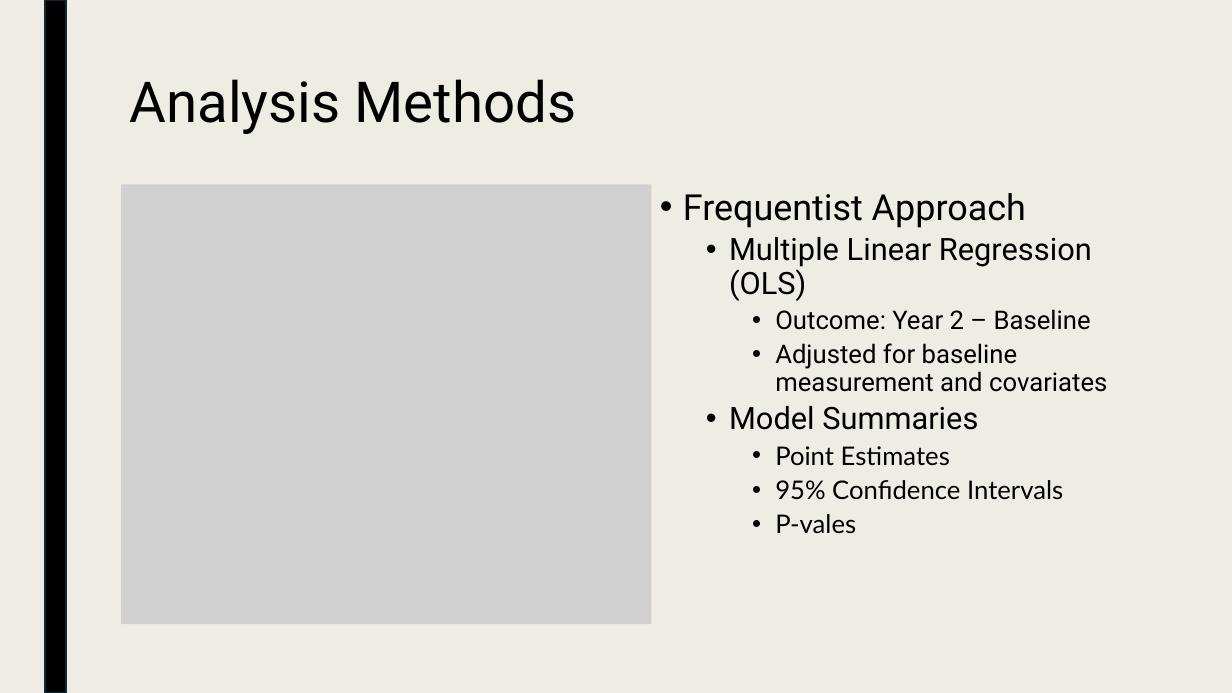
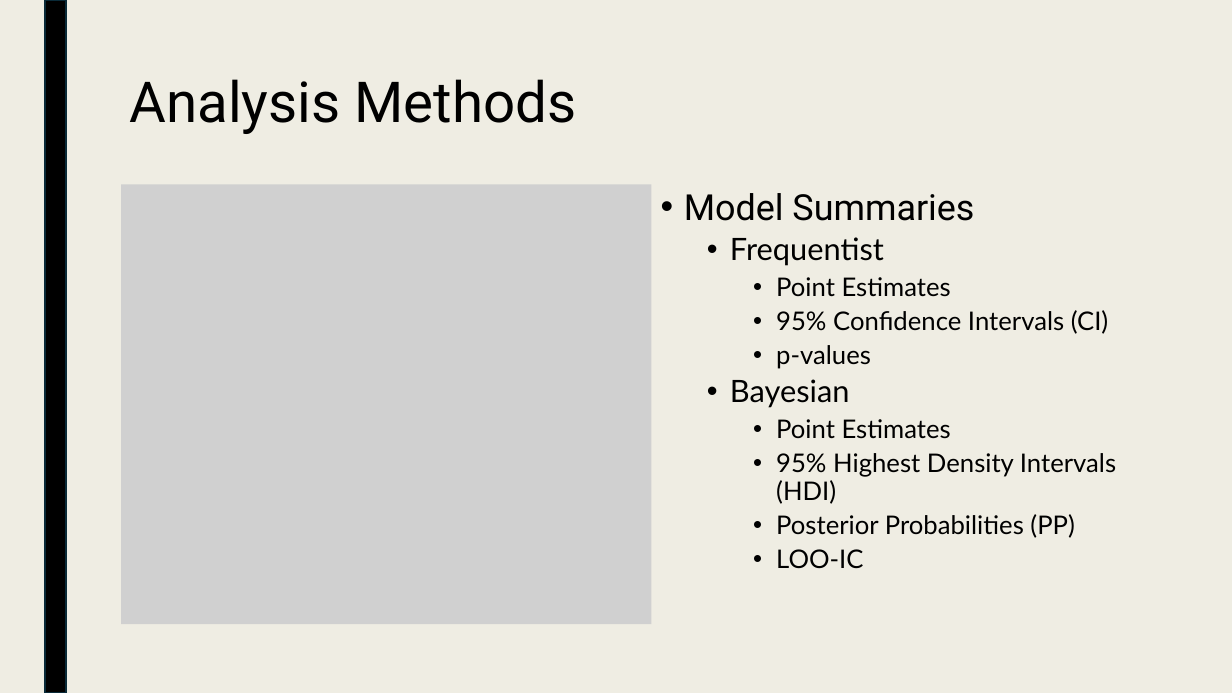
Before and after one commit to nageljo/BIOS6624, a slide deck: slide 4 of Project1/Reports/Nagel_Project1_Presentation.pptx. Drawn at 1232x693 pixels with LibreOffice and Linux fonts; fonts in the diff are those of the drawing; grey boxes stand for pictures. Boxes give left, top, right and bottom in pixels: in the first picture for what was removed or moved away, otherwise in the second. Text is boxed around its words. In the diff, an @@ line names an element or a change of style, - is before the commit and + after.

```diff
--- a/Project1/Reports/Nagel_Project1_Presentation.pptx
+++ b/Project1/Reports/Nagel_Project1_Presentation.pptx
@@ text at [683,193,1107,392]: paragraphs removed @@
-• Frequentist Approach
-  • Multiple Linear Regression (OLS)
-    • Outcome: Year 2 – Baseline
-    • Adjusted for baseline measurement and covariates
@@ text at [684,193,974,221]: size 24 to 28 pt in "Model Summaries"; list level 2 to 1 in "Model Summaries" @@
@@ text at [730,237,884,266]: paragraph added @@
+  • Frequentist
@@ text at [730,310,1116,569]: text changed @@
-    • 95% Confidence Intervals
-    • P-vales
+    • 95% Confidence Intervals (CI)
+    • p-values
+  • Bayesian
+    • Point Estimates
+    • 95% Highest Density Intervals (HDI)
+    • Posterior Probabilities (PP)
+    • LOO-IC
```
Also in this commit, not shown: 2 other slides changed, 1 slide added, 1 slide removed, 4 other files.
